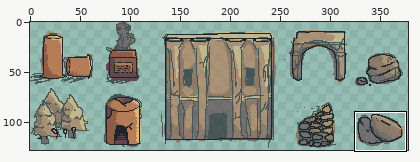
File history of a sprite sheet, Assets/Sprites/buildings.png. The picture above shows the old version from afar; the outline marks the close-up.
Close-up. Before:
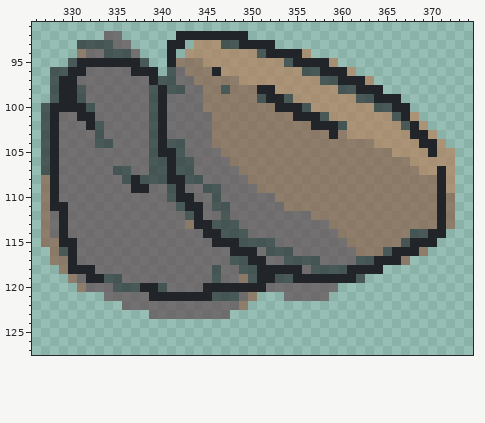
The file is 384x128 pixels. Shown: x 326..374, y 91..127. The wide view leaves out empty margins. The commit also changed other parts of the picture, which this record leaves out.
After:
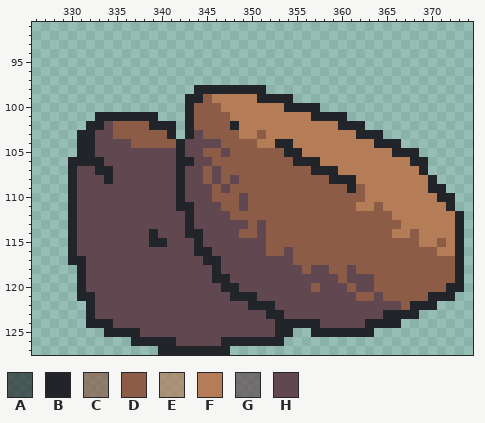
Palette (. is transparent): A #212529a8  B #212529  C #8c5c47a8  D #8c5c47  E #b47d58a8  F #b47d58  G #614750a8  H #614750
The edit:
Changed rows in their new state; - is an unchanged pixel.
first column x 327:
 92 -------..------........------------------------
 93 ----......----..-.........---------------------
 94 ----.......---.-..............-----------------
 95 ---.........--...................--------------
 96 -............-.....................------------
 97 -....................................----------
 98 -................BBBBBBB-.............---------
 99 -...............BBDFFFFFB--B............-------
100 ................BDDDFFFFFFF--BB..........------
101 ......BBBBBBB...BDDDDFFFFFFFFF-BBB........-----
102 .....-BHDDDDB-B.BDDDDBFFFFFFFFFFFBBB.......----
103 ....BBHHDDDDDDB.BHDDDDFFDFFFFFFFFFFBBB......---
104 ....BBHHHHDDDDDBHHHHDDDDFFBBFFFFFFFFFBBB.....--
105 ....BBHHHHHHHHHBHHDDHDDDDDDBBFFFFFFFFFFBBB....-
106 ...BBBBHHHHHHHHBBHHDDDDDDDDDBBBFFFFFFFFFFBB...-
107 ...BHHBBHHHHHHHBHHDHDDDDDDDDDDBBBFFFFFFFFFB...-
108 ...BHHHBHHHHHHH-HHDHDHDDDDDDDDDDBBBFFFFFFFFB..-
109 ...BHHHHHHHHHHH-HHHDHDDDDDDDDDDDDDBDFFFFFFFB-.-
110 ...BHHHHHHHHHHH-HHHDDDHDDDDDDDDDDDDDFFFFFFFF-B-
111 ...BHHHHHHHHHHHB-HHHDDHDDDDDDDDDDDDFFDFFFFFFFB-
112 ...BHHHHHHHHHHHHBHHHHDDDDDDDDDDDDDDDDDDFFFFFFFB
113 ...BHHHHHHHHHHHHBHHHHHHDHDDDDDDDDDDDDDDDFFFFFFB
114 ...BHHHHHHHHBHHHBBHHHHDDHDDDDDDDDDDDDDDFFDFFFFB
115 ...-HHHHHHHHBBHHHBHHHHHHHDDDDDDDDDDDDDDDDDFFDFB
116 -..-HHHHHHHHHHHHHBBHHHHHHDDHDDDDDDDDDDDDDDDDFFB
117 -..-BHHHHHHHHHHHHHBBHHHHHHHHDDDDDDDDDDDDDDDDDDB
118 --..-HHHHHHHHHHHHHHBHHHHHHHHHDHHDDHDDDDDDDDDDDB
119 ---.BHHHHHHHHHHHHHHBBHHHHHHHHHHHHDHHHDDDDDDDDDB
120 ----BHHHHHHHHHHHHHHH--HHHHHHHHDHHHDHHDDDDDDDDBB
121 ----BBHHHHHHHHHHHHHHHBBBHHHHHHHHHHHDDHDDDDDBBB-
122 -----BHHHHHHHHHHHHHHHHHBBBHHHHHHHHHHHHHHDBBB---
123 -----BHHHHHHHHHHHHHHHHHHHBBHHHHHHHHHHHBBBB-----
124 -----BBBHHHHHHHHHHHHHHHHHHBBBBBHHHHHBBBB-------
125 -------BBBBHHHHHHHHHHHHHHHBB--BBBBBBB----------
126 ----------BBBBBHHHHHBBBBBBB--------------------
127 -------------BBBBBBBB--------------------------
Where, in picture pixels (left, top, right, bottom), the same in both close-ups:
changed: (41, 31, 464, 355)
